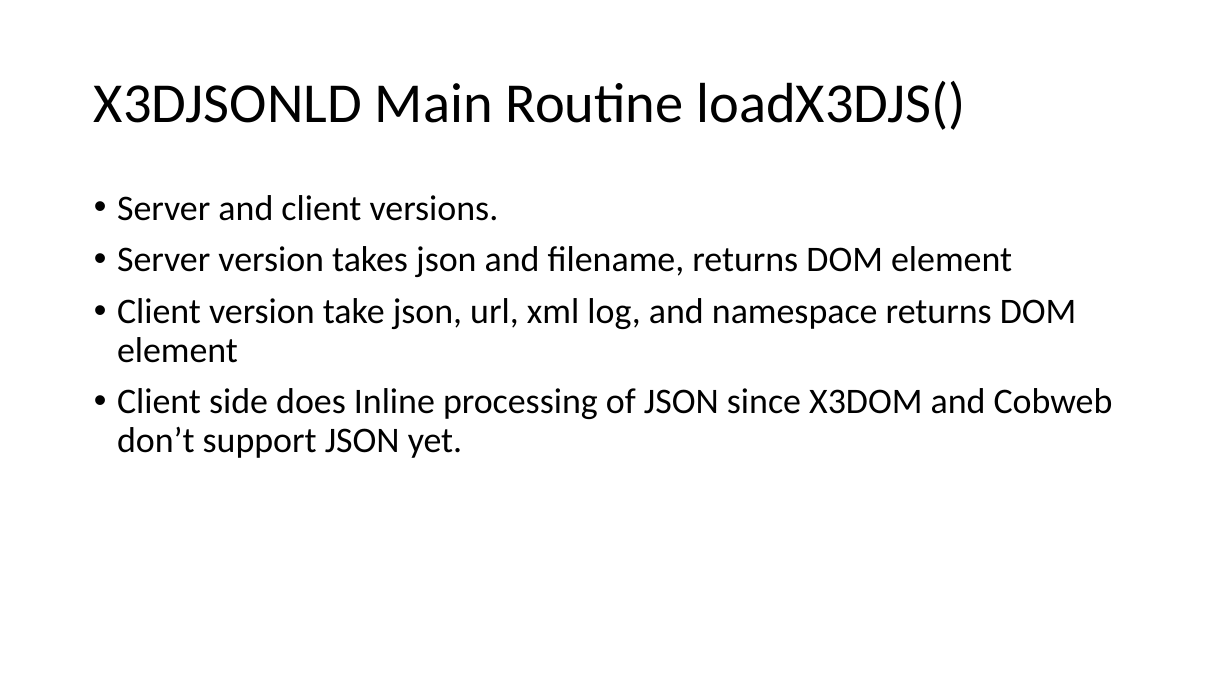
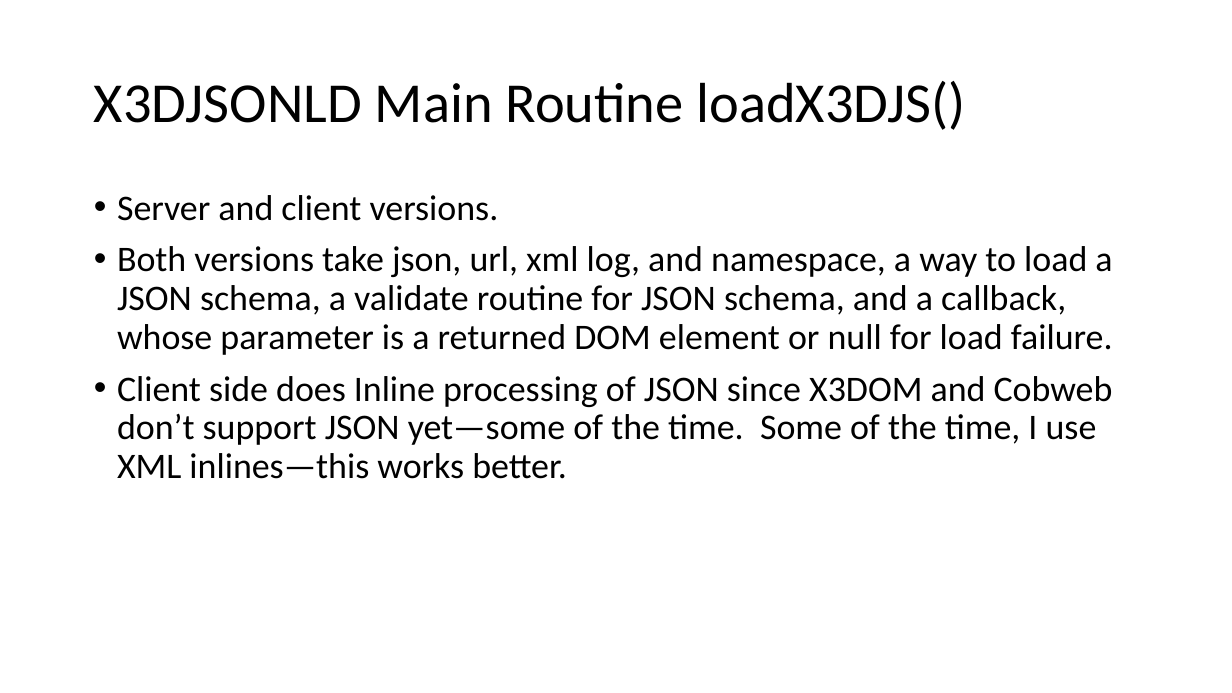
Before and after one commit to coderextreme/X3DJSONLD, a slide deck: slide 6 of X3DJSONLoaderTutorial.pptx. Drawn at 1232x693 pixels with LibreOffice and Linux fonts; fonts in the diff are those of the drawing. Boxes give left, top, right and bottom in pixels: in the first picture for what was removed or moved away, otherwise in the second. Text is boxed around its words. In the diff, an @@ line names an element or a change of style, - is before the commit and + after.

```diff
--- a/X3DJSONLoaderTutorial.pptx
+++ b/X3DJSONLoaderTutorial.pptx
@@ text at box(117, 246, 1113, 479): text changed @@
-• Server version takes json and filename, returns DOM element
-• Client version take json, url, xml log, and namespace returns DOM element
-• Client side does Inline processing of JSON since X3DOM and Cobweb don’t support JSON yet.
+• Both versions take json, url, xml log, and namespace, a way to load a JSON schema, a validate routine for JSON schema, and a callback, whose parameter is a returned DOM element or null for load failure.
+• Client side does Inline processing of JSON since X3DOM and Cobweb don’t support JSON yet—some of the time. Some of the time, I use XML inlines—this works better.
```
Also in this commit, not shown: 9 other slides changed, 1 other file.
